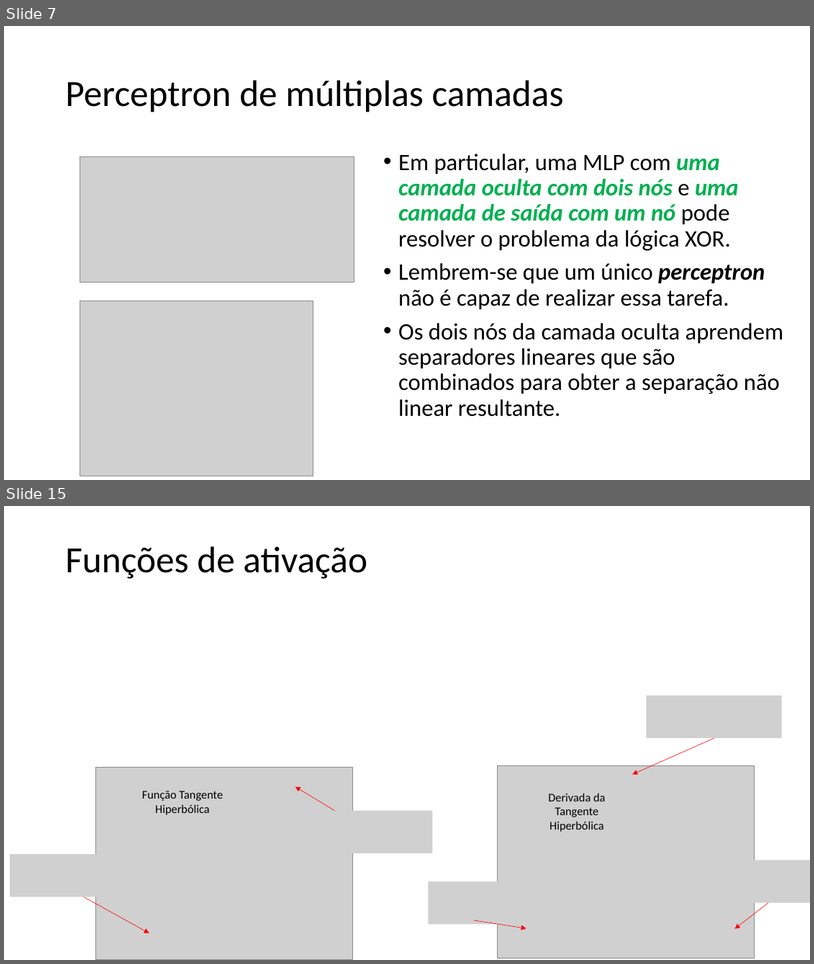
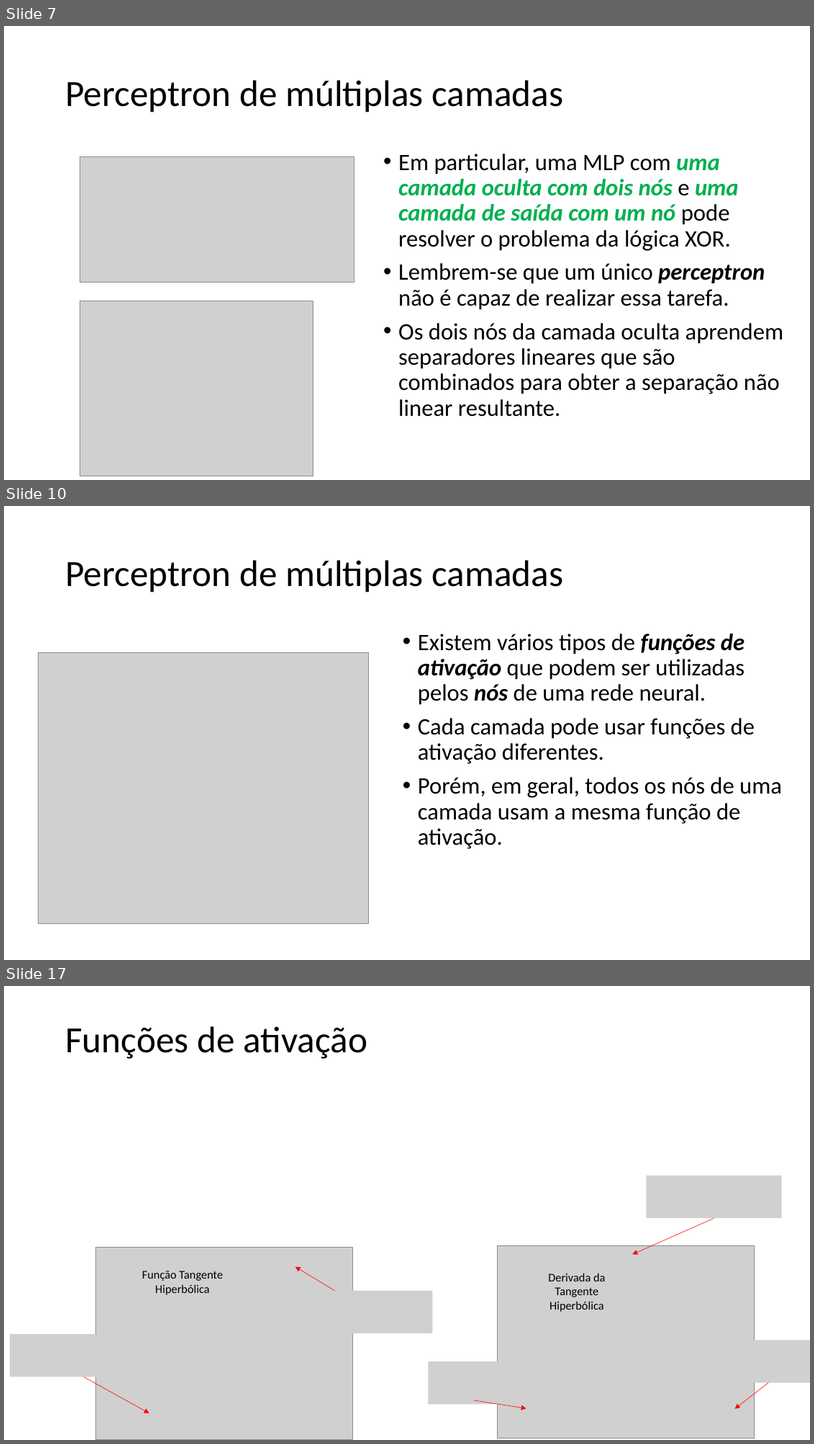
Before and after one commit to zz4fap/t320_aprendizado_de_maquina, a slide deck: slides/T320_Redes_Neurais_Artificiais (Parte II).pptx. Shown one above the other, each under a label of ours: slides 7 and 15 before the commit, slides 7, 10 and 17 after it; the slides between them are not shown. The pictures are 814x964 and 814x1444 pixels, drawn with LibreOffice and Linux fonts; fonts in the diff are those of the drawing; grey boxes stand for pictures. Boxes give left, top, right and bottom in pixels: in the first picture for what was removed or moved away, otherwise in the second. Text is boxed around its words. In the diff, an @@ line names an element or a change of style, - is before the commit and + after.

```diff
--- a/slides/T320_Redes_Neurais_Artificiais (Parte II).pptx
+++ b/slides/T320_Redes_Neurais_Artificiais (Parte II).pptx
@@ slide 10 added at (x1=4, y1=506, x2=810, y2=960), background #FFFFFF @@
@@ title added at (x1=65, y1=560, x2=564, y2=592), 44 pt, text #000000 @@
+Perceptron de múltiplas camadas
@@ text added at (x1=418, y1=633, x2=782, y2=849), 28 pt, text #000000 @@
+• Existem vários tipos de funções de ativação que podem ser utilizadas pelos nós de uma rede neural.
+• Cada camada pode usar funções de ativação diferentes.
+• Porém, em geral, todos os nós de uma camada usam a mesma função de ativação.
@@ picture added at (x1=38, y1=652, x2=369, y2=924) @@
@@ what was slide 15 is now slide 17 @@
```
Also in this commit, not shown: 2 slides changed, 5 other slides added, 4 slides removed.
